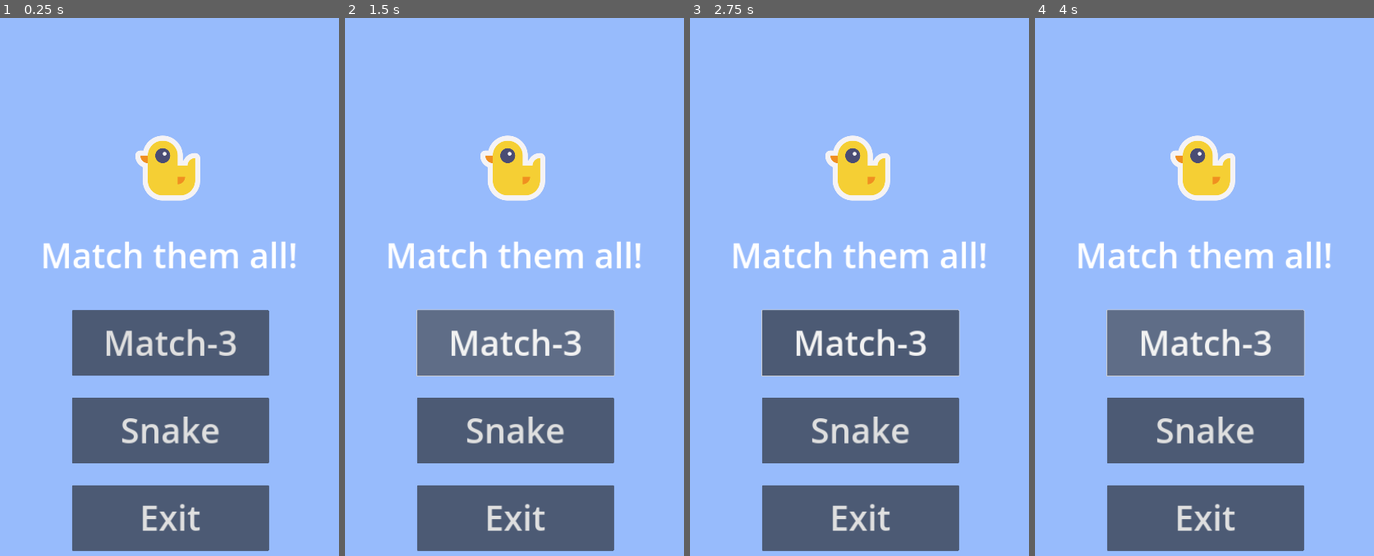
Above: before the commit, frames 1-4 (left to right).
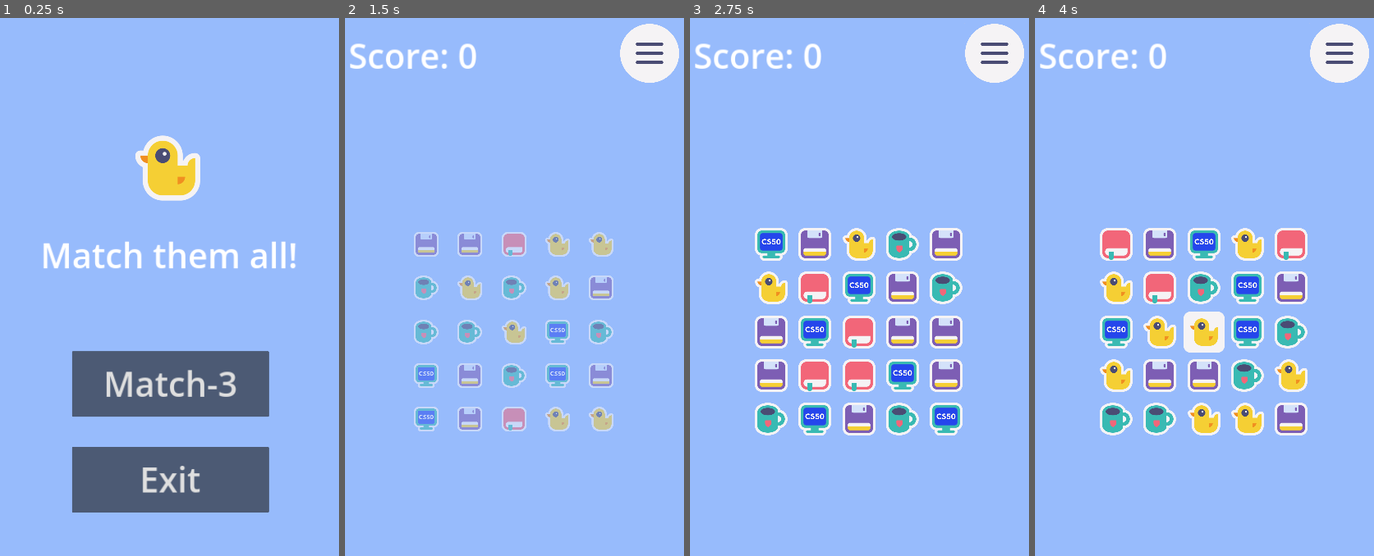
Above: after the commit, the same moments.

Repository: raydtutto/cs50x-2024-final-project
Game: Godot game, scene res://scenes/game.tscn
Same seed, same stepped clock (60 frames per second), same inputs: the game is played once before the commit and once after it.
Inputs (mouse positions are in pixels of both pictures, inside the frame that each line leads up to):
- Up to frame 1 (0.25 s): no input
- Up to frame 2 (1.5 s): click (514, 432) at 0.5 s, where only the run before the commit has a clickable "Snake"; click "Match-3" at 1.25 s
- Up to frame 3 (2.75 s): click (995, 55) at 2.02 s
- Up to frame 4 (4 s): click (1340, 55) at 2.77 s; click (1204, 340) at 3.5 s, where only the run before the commit has a clickable "Match-3"

The runs differ from the first frame. In frame 1, 17% of the frame differs, in the area x 21-80%, y 54-100%; in frame 2, 30%; in frame 3, 33%, in the area x 1-99%, y 1-100%; in frame 4, 33%.
Error before the commit: Parse Error: Preload file "res://scenes/snake_game/snake_level_1.tscn" does not exist. (res://scripts/game.gd:27)

Commit message:
master | animation & sounds WIP

Diff:
--- a/project.godot
+++ b/project.godot
@@ -67,5 +67,6 @@
 
 renderer/rendering_method="gl_compatibility"
 renderer/rendering_method.mobile="gl_compatibility"
+textures/vram_compression/import_etc2_astc=true
 environment/defaults/default_clear_color=Color(0.592157, 0.733333, 0.988235, 1)
 2d/snap/snap_2d_transforms_to_pixel=true
--- a/scenes/HUD.tscn
+++ b/scenes/HUD.tscn
@@ -21,31 +21,22 @@
 
 [node name="StartButton" type="Button" parent="."]
 offset_left = 256.0
-offset_top = 896.0
+offset_top = 1016.0
 offset_right = 832.0
-offset_bottom = 1088.0
+offset_bottom = 1208.0
 theme_override_font_sizes/font_size = 100
 text = "Match-3"
 
-[node name="SnakeButton" type="Button" parent="."]
-offset_left = 256.0
-offset_top = 1152.0
-offset_right = 832.0
-offset_bottom = 1344.0
-theme_override_font_sizes/font_size = 100
-text = "Snake"
-
 [node name="ExitButton" type="Button" parent="."]
 offset_left = 256.0
-offset_top = 1408.0
+offset_top = 1296.0
 offset_right = 832.0
-offset_bottom = 1600.0
+offset_bottom = 1488.0
 theme_override_font_sizes/font_size = 100
 text = "Exit"
 
 [node name="MessageTimer" type="Timer" parent="."]
 
 [connection signal="pressed" from="StartButton" to="." method="_on_start_button_pressed"]
-[connection signal="pressed" from="SnakeButton" to="." method="_on_snake_button_pressed"]
 [connection signal="pressed" from="ExitButton" to="." method="_on_ExitButton_pressed"]
 [connection signal="timeout" from="MessageTimer" to="." method="_on_message_timer_timeout"]
--- a/scenes/game.tscn
+++ b/scenes/game.tscn
@@ -1,6 +1,7 @@
-[gd_scene load_steps=3 format=3 uid="uid://dmci2ijs1mcnc"]
+[gd_scene load_steps=4 format=3 uid="uid://dmci2ijs1mcnc"]
 
 [ext_resource type="Script" path="res://scripts/game.gd" id="1_aob5r"]
+[ext_resource type="AudioStream" uid="uid://bihii1363qhsi" path="res://assets/music/1min-2021-12-06_-_Dancing_Silly_-_www.FesliyanStudios.com.mp3" id="3_e5jdk"]
 [ext_resource type="PackedScene" uid="uid://dfrt3yccxdk24" path="res://scenes/HUD.tscn" id="4_8lubn"]
 
 [node name="game" type="Control"]
@@ -23,3 +24,6 @@
 [node name="HUD" parent="." instance=ExtResource("4_8lubn")]
 
 [node name="Music" type="AudioStreamPlayer" parent="."]
+stream = ExtResource("3_e5jdk")
+volume_db = -15.0
+parameters/looping = true
--- a/scenes/levels/level_1.tscn
+++ b/scenes/levels/level_1.tscn
@@ -1,9 +1,12 @@
-[gd_scene load_steps=9 format=3 uid="uid://cwiuufqcn40fw"]
+[gd_scene load_steps=12 format=3 uid="uid://cwiuufqcn40fw"]
 
+[ext_resource type="AudioStream" uid="uid://tan7y1jtlycc" path="res://assets/sounds/1-car-hooting.mp3" id="1_50lm2"]
 [ext_resource type="Script" path="res://scripts/grid_container.gd" id="1_pj7r0"]
 [ext_resource type="PackedScene" uid="uid://dba81ee6wklh0" path="res://scenes/items/BlueItem.tscn" id="2_cuypk"]
+[ext_resource type="AudioStream" uid="uid://w7k751as84sg" path="res://assets/sounds/2-squeaky-toy.mp3" id="2_hbgfg"]
 [ext_resource type="PackedScene" uid="uid://bby3ifx7scp4b" path="res://scenes/tile_bg.tscn" id="2_iban4"]
 [ext_resource type="PackedScene" uid="uid://b1xnw25kabgqy" path="res://scenes/items/GreenItem.tscn" id="3_cb4x0"]
+[ext_resource type="AudioStream" uid="uid://d3d41672mbp3y" path="res://assets/sounds/3_toy-trumpet.mp3" id="3_qbiqk"]
 [ext_resource type="PackedScene" uid="uid://hcqnlg3ros7s" path="res://scenes/items/RedItem.tscn" id="4_uniwt"]
 [ext_resource type="PackedScene" uid="uid://dk0y3lc0xwbk3" path="res://scenes/items/VioletItem.tscn" id="5_4ebei"]
 [ext_resource type="PackedScene" uid="uid://ccq48tf7ittxg" path="res://scenes/items/YellowItem.tscn" id="6_gvn5p"]
@@ -16,6 +19,15 @@
 anchor_bottom = 1.0
 grow_horizontal = 2
 grow_vertical = 2
+
+[node name="Sound_hoot" type="AudioStreamPlayer" parent="."]
+stream = ExtResource("1_50lm2")
+
+[node name="Sound_hoot_small" type="AudioStreamPlayer" parent="."]
+stream = ExtResource("2_hbgfg")
+
+[node name="Sound_trumpet" type="AudioStreamPlayer" parent="."]
+stream = ExtResource("3_qbiqk")
 
 [node name="Score" type="Label" parent="."]
 layout_mode = 1
--- a/scenes/tiles/tile.tscn
+++ b/scenes/tiles/tile.tscn
@@ -33,6 +33,18 @@
 "update": 0,
 "values": [Color(1, 1, 1, 1), Color(1, 1, 1, 0)]
 }
+tracks/2/type = "value"
+tracks/2/imported = false
+tracks/2/enabled = true
+tracks/2/path = NodePath("select:visible")
+tracks/2/interp = 1
+tracks/2/loop_wrap = true
+tracks/2/keys = {
+"times": PackedFloat32Array(0.3),
+"transitions": PackedFloat32Array(1),
+"update": 1,
+"values": [false]
+}
 
 [sub_resource type="Animation" id="Animation_lul4c"]
 resource_name = "selected1"
@@ -61,6 +73,18 @@
 "update": 0,
 "values": [Color(1, 1, 1, 0), Color(1, 1, 1, 1)]
 }
+tracks/2/type = "value"
+tracks/2/imported = false
+tracks/2/enabled = true
+tracks/2/path = NodePath("select:visible")
+tracks/2/interp = 1
+tracks/2/loop_wrap = true
+tracks/2/keys = {
+"times": PackedFloat32Array(0, 0.0333333),
+"transitions": PackedFloat32Array(1, 1),
+"update": 1,
+"values": [false, true]
+}
 
 [sub_resource type="AnimationLibrary" id="AnimationLibrary_5cxaw"]
 _data = {
@@ -77,6 +101,7 @@
 anchor_bottom = 0.5
 grow_horizontal = 2
 grow_vertical = 2
+mouse_filter = 1
 
 [node name="select" type="Panel" parent="."]
 visible = false
@@ -86,6 +111,7 @@
 offset_right = 60.0
 offset_bottom = 60.0
 pivot_offset = Vector2(60, 60)
+mouse_filter = 1
 theme_override_styles/panel = SubResource("StyleBoxFlat_6bnvw")
 
 [node name="anim_player" type="AnimationPlayer" parent="."]
--- a/scenes/tiles/tile_default.tscn
+++ b/scenes/tiles/tile_default.tscn
@@ -5,6 +5,7 @@
 [node name="tile_selected" instance=ExtResource("1_8gxss")]
 
 [node name="select" parent="." index="0"]
+visible = true
 layout_mode = 1
 anchors_preset = 8
 anchor_left = 0.5
--- a/scripts/game.gd
+++ b/scripts/game.gd
@@ -4,7 +4,6 @@
 
 func _ready() -> void:
 	$HUD.start_game.connect(new_game)
-	$HUD.snake_game.connect(snake_new_game)
 
 #func game_over():
 	#$Music.stop()
@@ -22,17 +21,3 @@
 	# Miscellaneous
 	$HUD.hide()
 	$Music.play()
-
-func snake_new_game() -> void:
-	var snake: PackedScene = preload("res://scenes/snake_game/snake_level_1.tscn")
-
-	# Clear level holder
-	for node in $level_holder.get_children():
-		$level_holder.remove_child(node)
-
-	# Add level to scene
-	$level_holder.add_child(snake.instantiate())
-
-	# Miscellaneous
-	$HUD.hide()
-	$Music.play()
--- a/scripts/grid_container.gd
+++ b/scripts/grid_container.gd
@@ -142,12 +142,14 @@
 			else:
 				m3item = item_scene.pick_random()
 			temp_item.create_item(m3item, x, y, true)
+			$"../../../Sound_hoot_small".play()
 
 			# Continue to change item if there is a match
 			var loops: int = 0
 			while match_at(x, y, temp_item.get_color()) and loops < 100:
 				m3item = item_scene.pick_random()
 				temp_item.create_item(m3item, x, y, true)
+				$"../../../Sound_hoot_small".play()
 				loops += 1
 
 
@@ -163,7 +165,7 @@
 	# Check match
 	if not match_at(a.x_pos, a.y_pos, a.get_color()) and not match_at(b.x_pos, b.y_pos, b.get_color()):
 		swap(b, a)
-		await get_tree().create_timer(1).timeout
+		await get_tree().create_timer(.5).timeout
 	a.set_select(false)
 	b.set_select(false)
 
@@ -199,6 +201,7 @@
 		b.get_item().position = Vector2(-60, -60)
 
 	# Run animation
+	$"../../../Sound_hoot".play()
 	a.anim_start_move(a_prev_pos, Vector2(-60, -60))
 	b.anim_start_move(b_prev_pos, Vector2(-60, -60))
 
@@ -209,40 +212,41 @@
 	if board_block:
 		return
 
+	# Return if last tile already exist and last tile isn't tile
+	if last_tile and last_tile != tile  and ((last_tile.x_pos + 1 == tile.x_pos && last_tile.y_pos == tile.y_pos) or (last_tile.x_pos - 1 == tile.x_pos && last_tile.y_pos == tile.y_pos) or (last_tile.y_pos + 1 == tile.y_pos && last_tile.x_pos == tile.x_pos) or (last_tile.y_pos - 1 == tile.y_pos && last_tile.x_pos == tile.x_pos)):
+		var item = last_tile
+		last_tile = null
+		swap_check(item, tile)
 	# Unselect if already selected
-	#if last_tile:
-		#last_tile.set_select(false)
-
-	# Return if last tile already exist and last tile isn't tile
-	if last_tile and last_tile != tile:
-		if (last_tile.x_pos + 1 == tile.x_pos && last_tile.y_pos == tile.y_pos) || (last_tile.x_pos - 1 == tile.x_pos && last_tile.y_pos == tile.y_pos) || (last_tile.y_pos + 1 == tile.y_pos && last_tile.x_pos == tile.x_pos) || (last_tile.y_pos - 1 == tile.y_pos && last_tile.x_pos == tile.x_pos):
-			var item = last_tile
-			last_tile = null
-			swap_check(item, tile)
-
-			return
-
-	# Select tile
-	#tile.set_select(true)
-	last_tile = tile
-	touch_count += 1
-	print("Clicked on", tile.global_position)
+	else:
+		if last_tile:
+			last_tile.set_select(false)
+
+		# Select tile
+		tile.set_select(true)
+		$"../../../Sound_hoot_small".play()
+		last_tile = tile
+		touch_count += 1
+		print("Clicked on", tile.global_position)
 
 
 # Check for matches in rows and columns
-func match_at(x:int, y:int, color: ItemProp.ItemTypes):
+func match_at(x : int, y : int, color : ItemProp.ItemTypes):
 	#print("Patterns: ", patterns)
+	var sound_trumpet_played = false
+
 	for pattern in patterns:
 		assert(pattern.size() > 0, "No patterns")
-		var size: int = pattern.size()
+		var size : int = pattern.size()
 		for search in pattern:
-			var next_x: int = x + search.x
-			var next_y: int = y + search.y
+			var next_x : int = x + search.x
+			var next_y : int = y + search.y
 			if board.has(next_x):
 				if board[next_x].has(next_y):
 					var test: TileBg = board[next_x][next_y]
 					if board[next_x][next_y] != null && board[next_x][next_y].get_color() == color:
 						size -= 1
+						print(size)
 		if size == 0:
 			return true
 	return false
@@ -250,13 +254,19 @@
 
 func update_matches() -> bool:
 	# Free board
-	await get_tree().create_timer(1).timeout
 	var matched_tiles: Array = []
 	for x:int in range(self.columns):
 		for y:int in range(height):
 			var tile: TileBg = board[x][y]
 			if match_at(tile.x_pos, tile.y_pos, tile.get_color()):
 				matched_tiles.append(tile)
+
+	# Play matched sound
+	if matched_tiles.size() > 0:
+		print(matched_tiles)
+		$"../../../Sound_trumpet".play()
+		await get_tree().create_timer(1).timeout
+
 	for tile in matched_tiles:
 		# Update score
 		increase_score()
@@ -272,7 +282,7 @@
 			is_any_update = true
 
 	if search_null_tiles_column():
-		await get_tree().create_timer(1).timeout
+		await get_tree().create_timer(.5).timeout
 		for y in board[board.size()-1]:
 			var tile: TileBg = board[board.size()-1][y]
 			create_top_tiles(tile)
@@ -310,6 +320,7 @@
 		if tile_new.get_item() == null:
 			var m3item: PackedScene = item_scene.pick_random()
 			tile_new.create_item(m3item, item, tile.y_pos, true)
+			$"../../../Sound_hoot_small".play()
 
 			# DEBUG COLOR
 			#var c: Control = tile_new.get_item()
--- a/scripts/item.gd
+++ b/scripts/item.gd
@@ -10,6 +10,8 @@
 
 var x_pos: int
 var y_pos: int
+
+var selected_on: bool = false
 
 
 # Called when the node enters the scene tree for the first time.
@@ -67,16 +69,18 @@
 func set_select(value: bool) -> void:
 	if m3item:
 		var player: AnimationPlayer = m3item.find_child("anim_player",true,false) as AnimationPlayer
-		var select = m3item.find_child("select",true,false) as Panel
-		if not player or not select:
+		if not player:
 			print("No select animation")
 			return
 		if value:
-			select.show()
-			player.play("selected")
+			if selected_on:
+				print("already selected")
+			else:
+				selected_on = true
+				player.play("selected")
 		else:
+			selected_on = false
 			player.play("RESET")
-			select.hide()
 	else:
 		print("No item found")
 
@@ -94,40 +98,16 @@
 # ------------------------------------------------------------
 
 
-func anim_selected(anim_on:bool) -> void:
-	if m3item:
-		var player: AnimationPlayer = m3item.find_child("anim_player",true,false) as AnimationPlayer
-		var select: Panel = m3item.find_child("select",true,false) as Panel
-		var count: int = 0
-		if not player or not select:
-			print("No select animation")
-			return
-		if anim_on:
-			if count > 0:
-				select.show()
-			select.show()
-			player.play("selected")
-			count += 1
-		else:
-			player.play("RESET")
-			select.hide()
-			count -= 1
-
-
 func anim_start_move(prev_pos:Vector2, next_pos:Vector2) -> void:
 	if not m3item:
 		return
 	m3item.position = prev_pos
 	var tween: Tween = get_tree().create_tween()
-	#print("Animation position: ", prev_pos, next_pos)
 	tween.tween_property(m3item, "position", next_pos, .5).set_ease(Tween.EASE_IN_OUT).set_trans(Tween.TRANS_BACK)
 	tween.play()
 
 
 func anim_new_item_appearance(falling:bool = false) -> void:
-	# TODO: add falling animation
-	if falling == true:
-		pass
 
 	# Set scale with bounce
 	var tween: Tween = get_tree().create_tween()
--- a/scripts/item_property.gd
+++ b/scripts/item_property.gd
@@ -2,5 +2,7 @@
 class_name ItemProp
 
 enum ItemTypes { UNKNOWN, BLUE, GREEN, RED, VIOLET, YELLOW };
+enum Touch { TAP, UP, DOWN, LEFT, RIGHT };
+
 # Init color types
 @export var color: ItemProp.ItemTypes;
Not shown, added: assets/sounds/1-car-hooting.mp3.import
Not shown, added: assets/sounds/2-squeaky-toy.mp3.import
Not shown, added: assets/sounds/3_toy-trumpet.mp3.import
Not shown, added: assets/sounds/1-car-hooting.mp3
Not shown, added: assets/sounds/2-squeaky-toy.mp3
Not shown, added: assets/sounds/3_toy-trumpet.mp3
Not shown, added: test_duplicate_uids.py
